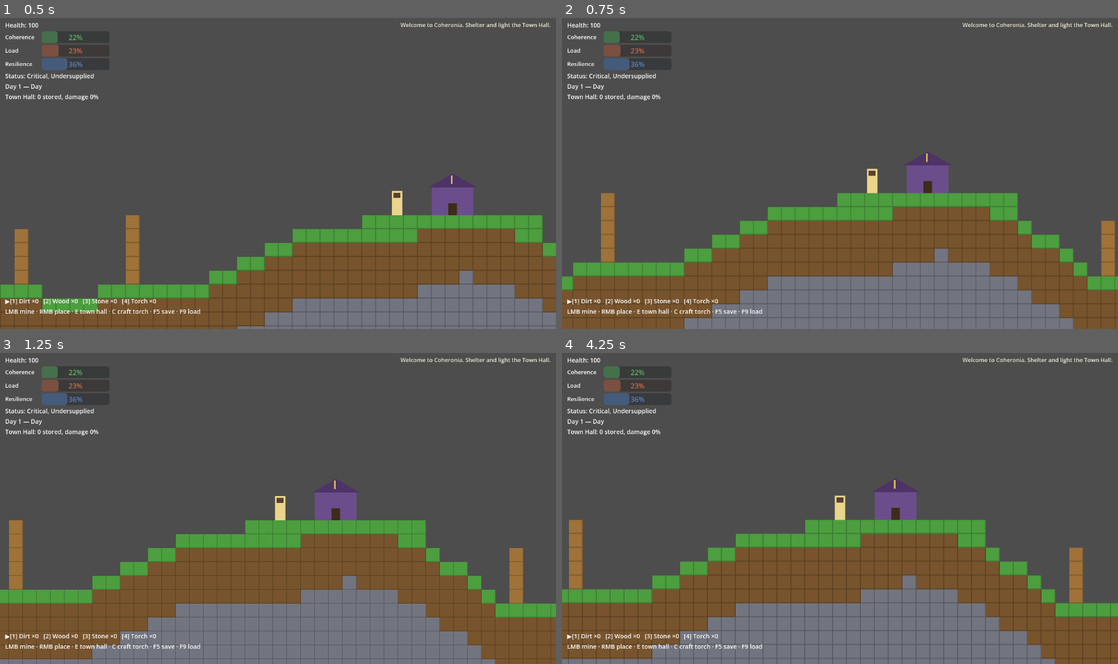
Above: before the commit, frames 1-4 (two rows, left to right).
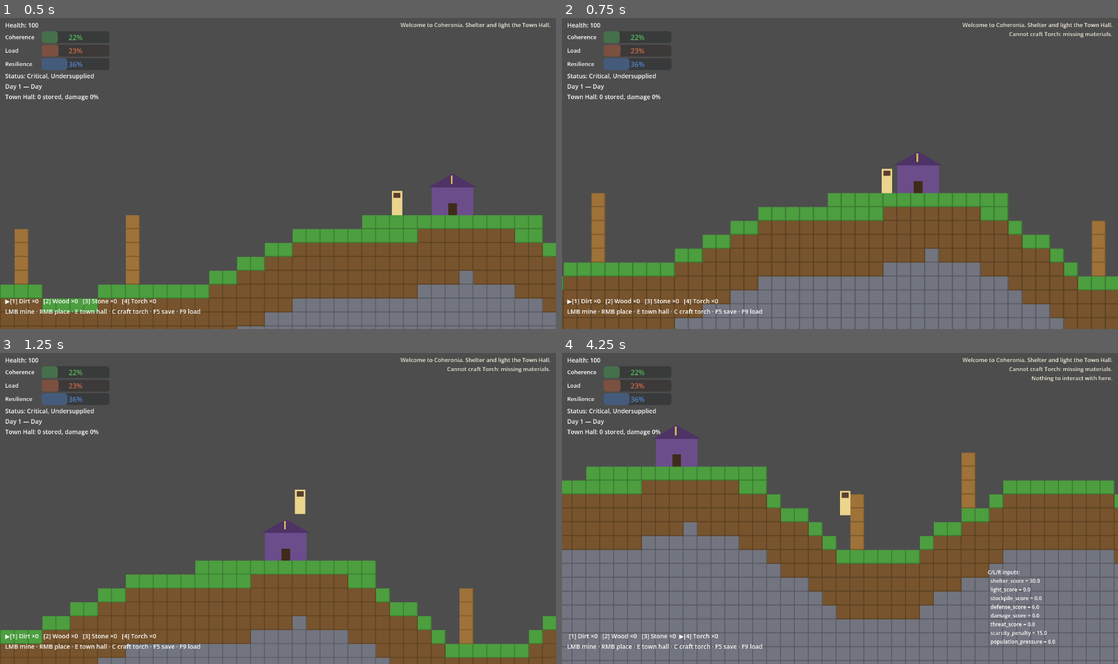
Above: after the commit, the same moments.

Repository: ppeck1/coheronia
Game: Godot game, scene res://scenes/main/Main.tscn
The game is run twice, just before and just after one commit, with the same random seed, the same clock (stepped at 60 frames per second) and the same inputs.
Inputs (mouse positions are in pixels of both pictures, inside the frame that each line leads up to):
- Up to frame 1 (0.5 s): no input
- Up to frame 2 (0.75 s): tap Enter at 0.5 s; move the mouse to (962, 157) at 0.52 s; hold D (move_right, bound only after the commit) from 0.53 s (still down); tap C (craft, bound only after the commit) at 0.6 s; click (962, 157) at 0.67 s
- Up to frame 3 (1.25 s): keep holding D (move_right, bound only after the commit); tap Space (jump, bound only after the commit) at 0.77, 1.07 s; tap 1 (hotbar_1, bound only after the commit) at 0.8 s
- Up to frame 4 (4.25 s): move the mouse to (728, 524) at 1.27 s; tap 1 (hotbar_1, bound only after the commit) at 1.35 s; click (728, 524) at 1.42 s; tap Space (jump, bound only after the commit) at 1.52, 1.82, 3.02, 3.32, 3.77, 4.07 s; tap 2 (hotbar_2, bound only after the commit) at 1.55, 2.1 s; move the mouse to (895, 440) at 2.02 s; release D (move_right, bound only after the commit) at 2.03 s; hold A (move_left, bound only after the commit) 2.03-2.78 s; click (895, 440) at 2.17 s; tap 3 (hotbar_3, bound only after the commit) at 2.3, 2.85 s; move the mouse to (812, 570) at 2.77 s; hold D (move_right, bound only after the commit) from 2.78 s (still down); click (812, 570) at 2.92 s; tap 4 (hotbar_4, bound only after the commit) at 3.05, 3.6 s; move the mouse to (1006, 555) at 3.52 s; hold E (interact, bound only after the commit) from 3.53 s (still down); click (1006, 555) at 3.67 s; tap F3 (debug_overlay, bound only after the commit) at 4.15 s

Frame 1 is identical in both runs. In frame 2, 6.8% of the frame differs, in the area x 0-100%, y 4-100%; in frame 3, 29%; in frame 4, 44%.

Commit message:
Fix dead keyboard/mouse input: proper Godot 4 input event serialization
The scaffold [input] section stored events as JSON-style dictionaries,
which Godot 4 silently ignores, leaving every action with zero device
bindings. Rewrite all bindings as Object(InputEventKey/MouseButton)
with physical keycodes, and add an input_actions_bound smoke check
since programmatic Input.action_press() bypasses the InputMap and had
masked the defect. Smoke suite now 23/23.

Run: 20260702_coheronia_input_repair

Co-Authored-By: Claude Fable 5 <noreply@anthropic.com>

Diff:
--- a/project.godot
+++ b/project.godot
@@ -26,54 +26,103 @@
 
 move_left={
 "deadzone": 0.5,
-"events": [{"device": -1,"keycode": 65,"type": "InputEventKey"},{"device": -1,"keycode": 4194319,"type": "InputEventKey"}]
+"events": [Object(InputEventKey,"resource_local_to_scene":false,"resource_name":"","device":-1,"window_id":0,"alt_pressed":false,"shift_pressed":false,"ctrl_pressed":false,"meta_pressed":false,"pressed":false,"keycode":0,"physical_keycode":65,"key_label":0,"unicode":0,"location":0,"echo":false,"script":null)
+, Object(InputEventKey,"resource_local_to_scene":false,"resource_name":"","device":-1,"window_id":0,"alt_pressed":false,"shift_pressed":false,"ctrl_pressed":false,"meta_pressed":false,"pressed":false,"keycode":0,"physical_keycode":4194319,"key_label":0,"unicode":0,"location":0,"echo":false,"script":null)
+]
 }
 move_right={
 "deadzone": 0.5,
-"events": [{"device": -1,"keycode": 68,"type": "InputEventKey"},{"device": -1,"keycode": 4194321,"type": "InputEventKey"}]
+"events": [Object(InputEventKey,"resource_local_to_scene":false,"resource_name":"","device":-1,"window_id":0,"alt_pressed":false,"shift_pressed":false,"ctrl_pressed":false,"meta_pressed":false,"pressed":false,"keycode":0,"physical_keycode":68,"key_label":0,"unicode":0,"location":0,"echo":false,"script":null)
+, Object(InputEventKey,"resource_local_to_scene":false,"resource_name":"","device":-1,"window_id":0,"alt_pressed":false,"shift_pressed":false,"ctrl_pressed":false,"meta_pressed":false,"pressed":false,"keycode":0,"physical_keycode":4194321,"key_label":0,"unicode":0,"location":0,"echo":false,"script":null)
+]
 }
 jump={
 "deadzone": 0.5,
-"events": [{"device": -1,"keycode": 32,"type": "InputEventKey"}]
+"events": [Object(InputEventKey,"resource_local_to_scene":false,"resource_name":"","device":-1,"window_id":0,"alt_pressed":false,"shift_pressed":false,"ctrl_pressed":false,"meta_pressed":false,"pressed":false,"keycode":0,"physical_keycode":32,"key_label":0,"unicode":0,"location":0,"echo":false,"script":null)
+]
 }
 mine={
 "deadzone": 0.5,
-"events": [{"button_index": 1,"device": -1,"type": "InputEventMouseButton"}]
+"events": [Object(InputEventMouseButton,"resource_local_to_scene":false,"resource_name":"","device":-1,"window_id":0,"alt_pressed":false,"shift_pressed":false,"ctrl_pressed":false,"meta_pressed":false,"button_mask":0,"position":Vector2(0, 0),"global_position":Vector2(0, 0),"factor":1.0,"button_index":1,"canceled":false,"pressed":false,"double_click":false,"script":null)
+]
 }
 place={
 "deadzone": 0.5,
-"events": [{"button_index": 2,"device": -1,"type": "InputEventMouseButton"}]
+"events": [Object(InputEventMouseButton,"resource_local_to_scene":false,"resource_name":"","device":-1,"window_id":0,"alt_pressed":false,"shift_pressed":false,"ctrl_pressed":false,"meta_pressed":false,"button_mask":0,"position":Vector2(0, 0),"global_position":Vector2(0, 0),"factor":1.0,"button_index":2,"canceled":false,"pressed":false,"double_click":false,"script":null)
+]
 }
 interact={
 "deadzone": 0.5,
-"events": [{"device": -1,"keycode": 69,"type": "InputEventKey"}]
+"events": [Object(InputEventKey,"resource_local_to_scene":false,"resource_name":"","device":-1,"window_id":0,"alt_pressed":false,"shift_pressed":false,"ctrl_pressed":false,"meta_pressed":false,"pressed":false,"keycode":0,"physical_keycode":69,"key_label":0,"unicode":0,"location":0,"echo":false,"script":null)
+]
 }
 toggle_town={
 "deadzone": 0.5,
-"events": [{"device": -1,"keycode": 84,"type": "InputEventKey"}]
+"events": [Object(InputEventKey,"resource_local_to_scene":false,"resource_name":"","device":-1,"window_id":0,"alt_pressed":false,"shift_pressed":false,"ctrl_pressed":false,"meta_pressed":false,"pressed":false,"keycode":0,"physical_keycode":84,"key_label":0,"unicode":0,"location":0,"echo":false,"script":null)
+]
 }
 craft={
 "deadzone": 0.5,
-"events": [{"device": -1,"keycode": 67,"type": "InputEventKey"}]
+"events": [Object(InputEventKey,"resource_local_to_scene":false,"resource_name":"","device":-1,"window_id":0,"alt_pressed":false,"shift_pressed":false,"ctrl_pressed":false,"meta_pressed":false,"pressed":false,"keycode":0,"physical_keycode":67,"key_label":0,"unicode":0,"location":0,"echo":false,"script":null)
+]
 }
 save_game={
 "deadzone": 0.5,
-"events": [{"device": -1,"keycode": 4194336,"type": "InputEventKey"}]
+"events": [Object(InputEventKey,"resource_local_to_scene":false,"resource_name":"","device":-1,"window_id":0,"alt_pressed":false,"shift_pressed":false,"ctrl_pressed":false,"meta_pressed":false,"pressed":false,"keycode":0,"physical_keycode":4194336,"key_label":0,"unicode":0,"location":0,"echo":false,"script":null)
+]
 }
 load_game={
 "deadzone": 0.5,
-"events": [{"device": -1,"keycode": 4194340,"type": "InputEventKey"}]
+"events": [Object(InputEventKey,"resource_local_to_scene":false,"resource_name":"","device":-1,"window_id":0,"alt_pressed":false,"shift_pressed":false,"ctrl_pressed":false,"meta_pressed":false,"pressed":false,"keycode":0,"physical_keycode":4194340,"key_label":0,"unicode":0,"location":0,"echo":false,"script":null)
+]
 }
 debug_overlay={
 "deadzone": 0.5,
-"events": [{"device": -1,"keycode": 4194334,"type": "InputEventKey"}]
+"events": [Object(InputEventKey,"resource_local_to_scene":false,"resource_name":"","device":-1,"window_id":0,"alt_pressed":false,"shift_pressed":false,"ctrl_pressed":false,"meta_pressed":false,"pressed":false,"keycode":0,"physical_keycode":4194334,"key_label":0,"unicode":0,"location":0,"echo":false,"script":null)
+]
 }
-hotbar_1={"deadzone": 0.5,"events": [{"device": -1,"keycode": 49,"type": "InputEventKey"}]}
-hotbar_2={"deadzone": 0.5,"events": [{"device": -1,"keycode": 50,"type": "InputEventKey"}]}
-hotbar_3={"deadzone": 0.5,"events": [{"device": -1,"keycode": 51,"type": "InputEventKey"}]}
-hotbar_4={"deadzone": 0.5,"events": [{"device": -1,"keycode": 52,"type": "InputEventKey"}]}
-hotbar_5={"deadzone": 0.5,"events": [{"device": -1,"keycode": 53,"type": "InputEventKey"}]}
-hotbar_6={"deadzone": 0.5,"events": [{"device": -1,"keycode": 54,"type": "InputEventKey"}]}
-hotbar_7={"deadzone": 0.5,"events": [{"device": -1,"keycode": 55,"type": "InputEventKey"}]}
-hotbar_8={"deadzone": 0.5,"events": [{"device": -1,"keycode": 56,"type": "InputEventKey"}]}
-hotbar_9={"deadzone": 0.5,"events": [{"device": -1,"keycode": 57,"type": "InputEventKey"}]}
+hotbar_1={
+"deadzone": 0.5,
+"events": [Object(InputEventKey,"resource_local_to_scene":false,"resource_name":"","device":-1,"window_id":0,"alt_pressed":false,"shift_pressed":false,"ctrl_pressed":false,"meta_pressed":false,"pressed":false,"keycode":0,"physical_keycode":49,"key_label":0,"unicode":0,"location":0,"echo":false,"script":null)
+]
+}
+hotbar_2={
+"deadzone": 0.5,
+"events": [Object(InputEventKey,"resource_local_to_scene":false,"resource_name":"","device":-1,"window_id":0,"alt_pressed":false,"shift_pressed":false,"ctrl_pressed":false,"meta_pressed":false,"pressed":false,"keycode":0,"physical_keycode":50,"key_label":0,"unicode":0,"location":0,"echo":false,"script":null)
+]
+}
+hotbar_3={
+"deadzone": 0.5,
+"events": [Object(InputEventKey,"resource_local_to_scene":false,"resource_name":"","device":-1,"window_id":0,"alt_pressed":false,"shift_pressed":false,"ctrl_pressed":false,"meta_pressed":false,"pressed":false,"keycode":0,"physical_keycode":51,"key_label":0,"unicode":0,"location":0,"echo":false,"script":null)
+]
+}
+hotbar_4={
+"deadzone": 0.5,
+"events": [Object(InputEventKey,"resource_local_to_scene":false,"resource_name":"","device":-1,"window_id":0,"alt_pressed":false,"shift_pressed":false,"ctrl_pressed":false,"meta_pressed":false,"pressed":false,"keycode":0,"physical_keycode":52,"key_label":0,"unicode":0,"location":0,"echo":false,"script":null)
+]
+}
+hotbar_5={
+"deadzone": 0.5,
+"events": [Object(InputEventKey,"resource_local_to_scene":false,"resource_name":"","device":-1,"window_id":0,"alt_pressed":false,"shift_pressed":false,"ctrl_pressed":false,"meta_pressed":false,"pressed":false,"keycode":0,"physical_keycode":53,"key_label":0,"unicode":0,"location":0,"echo":false,"script":null)
+]
+}
+hotbar_6={
+"deadzone": 0.5,
+"events": [Object(InputEventKey,"resource_local_to_scene":false,"resource_name":"","device":-1,"window_id":0,"alt_pressed":false,"shift_pressed":false,"ctrl_pressed":false,"meta_pressed":false,"pressed":false,"keycode":0,"physical_keycode":54,"key_label":0,"unicode":0,"location":0,"echo":false,"script":null)
+]
+}
+hotbar_7={
+"deadzone": 0.5,
+"events": [Object(InputEventKey,"resource_local_to_scene":false,"resource_name":"","device":-1,"window_id":0,"alt_pressed":false,"shift_pressed":false,"ctrl_pressed":false,"meta_pressed":false,"pressed":false,"keycode":0,"physical_keycode":55,"key_label":0,"unicode":0,"location":0,"echo":false,"script":null)
+]
+}
+hotbar_8={
+"deadzone": 0.5,
+"events": [Object(InputEventKey,"resource_local_to_scene":false,"resource_name":"","device":-1,"window_id":0,"alt_pressed":false,"shift_pressed":false,"ctrl_pressed":false,"meta_pressed":false,"pressed":false,"keycode":0,"physical_keycode":56,"key_label":0,"unicode":0,"location":0,"echo":false,"script":null)
+]
+}
+hotbar_9={
+"deadzone": 0.5,
+"events": [Object(InputEventKey,"resource_local_to_scene":false,"resource_name":"","device":-1,"window_id":0,"alt_pressed":false,"shift_pressed":false,"ctrl_pressed":false,"meta_pressed":false,"pressed":false,"keycode":0,"physical_keycode":57,"key_label":0,"unicode":0,"location":0,"echo":false,"script":null)
+]
+}
--- a/scripts/main/smoke_test.gd
+++ b/scripts/main/smoke_test.gd
@@ -34,6 +34,21 @@
 	_check("town_hall_exists", not world.hall_info.is_empty()
 		and world.block_at(world.hall_info["core_cells"][0]) == "town_hall_core")
 	_check("town_hall_core_protected", not world.can_mine(world.hall_info["core_cells"][0], 99))
+
+	# --- Real input bindings (programmatic action_press below bypasses the
+	# InputMap, so verify keys/mouse are actually bound to the actions) ---
+	var unbound := ""
+	for action in ["move_left", "move_right", "jump", "mine", "place", "interact",
+			"toggle_town", "craft", "save_game", "load_game", "debug_overlay",
+			"hotbar_1", "hotbar_2", "hotbar_3", "hotbar_4"]:
+		var has_device_event := false
+		for ev in InputMap.action_get_events(action):
+			if ev is InputEventKey or ev is InputEventMouseButton:
+				has_device_event = true
+		if not has_device_event:
+			unbound += action + " "
+	_check("input_actions_bound", unbound == "",
+		("unbound: " + unbound) if unbound != "" else "all actions have device events")
 
 	# --- Movement ---
 	var start_x := player.global_position.x
Not shown, added: .project/atlas_outbox/20260702_coheronia_input_repair.json
Not shown, added: .project/boh_outbox/20260702_coheronia_input_repair.json
Not shown, added: .project/launchpad.json
Not shown, added: .project/runs/20260702_coheronia_input_repair.md
Not shown, changed: docs/HANDOFF.md
